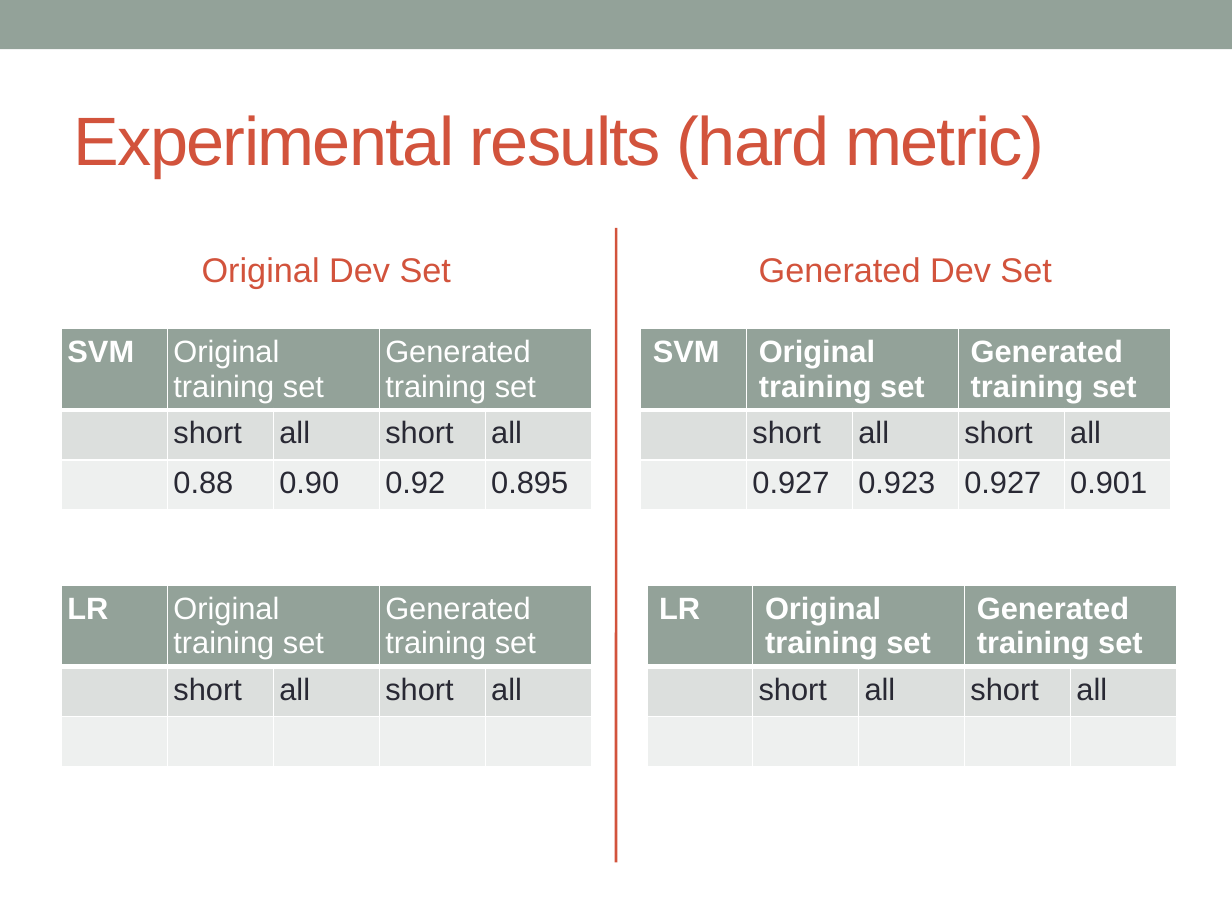
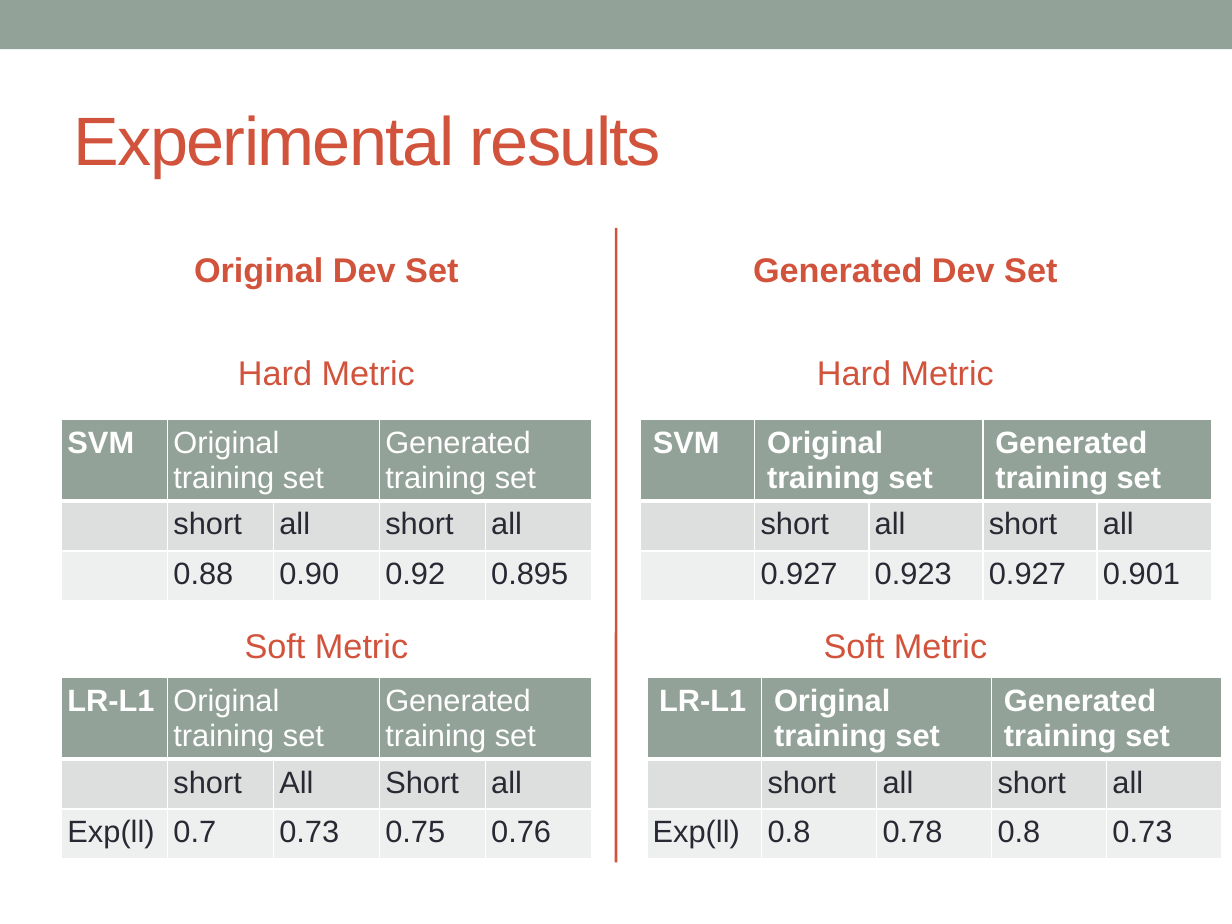
Before and after one commit to hunterhector/LangStats12Spring, a slide deck: slide 9 of Slides/11761-slides.pptx. Drawn at 1232x924 pixels with LibreOffice and Linux fonts; fonts in the diff are those of the drawing. Boxes give left, top, right and bottom in pixels: in the first picture for what was removed or moved away, otherwise in the second. Text is boxed around its words. In the diff, an @@ line names an element or a change of style, - is before the commit and + after.

Commit message:
update experiment results on slides

```diff
--- a/Slides/11761-slides.pptx
+++ b/Slides/11761-slides.pptx
@@ title at (74,115,661,178): text changed @@
-Experimental results (hard metric)
+Experimental results
@@ text "Original Dev Set" at (194,257,458,289): bold on @@
@@ text "Generated Dev Set" at (753,257,1057,283): bold on @@
@@ text added at (238,360,415,386), 20 pt, text #D2533C @@
+Hard Metric
@@ text added at (817,360,994,386), 20 pt, text #D2533C @@
+Hard Metric
@@ table: place and size @@
-table at (62,329,591,515)
+table at (62,420,591,606)
@@ table: place and size @@
-table at (641,329,1170,515)
+table at (641,420,1214,606)
@@ text added at (245,633,408,659), 20 pt, text #D2533C @@
+Soft Metric
@@ text added at (824,633,987,659), 20 pt, text #D2533C @@
+Soft Metric
@@ table at (62,678,591,864) @@
-row 1, column 1: LR
+row 1, column 1: LR-L1
-row 2, column 3: all
+row 2, column 3: All
-row 2, column 4: short
+row 2, column 4: Short
-row 3:  |  |  |  | 
+row 3: Exp(ll) | 0.7 | 0.73 | 0.75 | 0.76
@@ table: place and size @@
-table at (62,585,591,771)
+table at (62,678,591,864)
@@ table at (647,678,1220,864) @@
-row 1, column 1: LR
+row 1, column 1: LR-L1
-row 3:  |  |  |  | 
+row 3: Exp(ll) | 0.8 | 0.78 | 0.8 | 0.73
@@ table: place and size @@
-table at (647,585,1177,771)
+table at (647,678,1220,864)
```
Also in this commit, not shown: 1 slide added, 1 slide removed.
